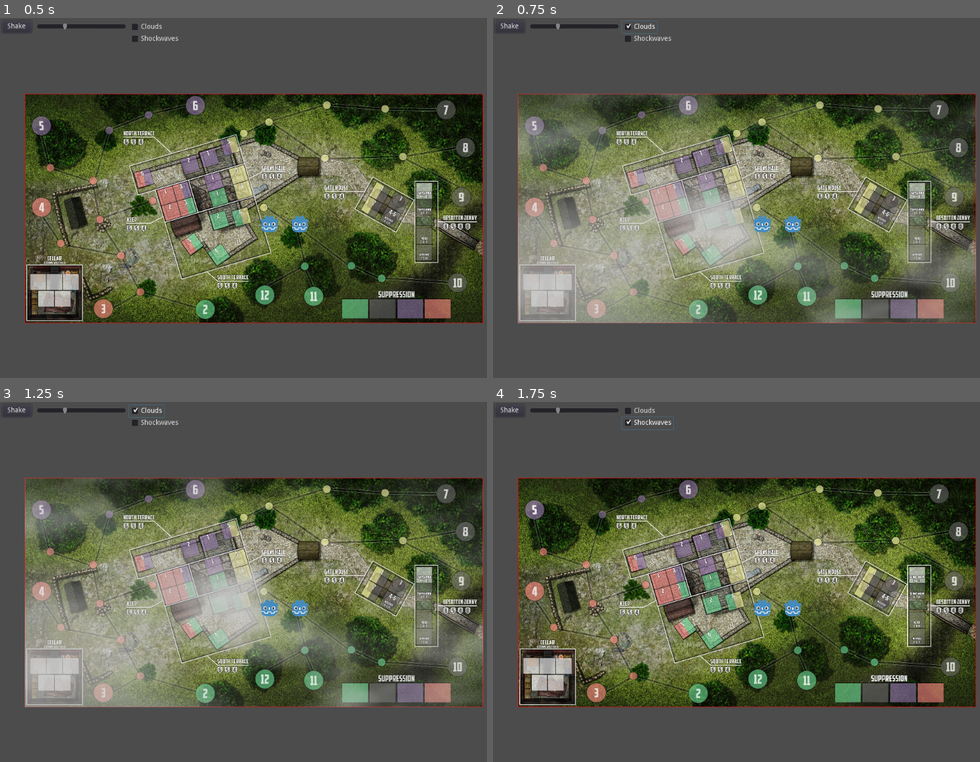
Above: before the commit, frames 1-4 (two rows, left to right).
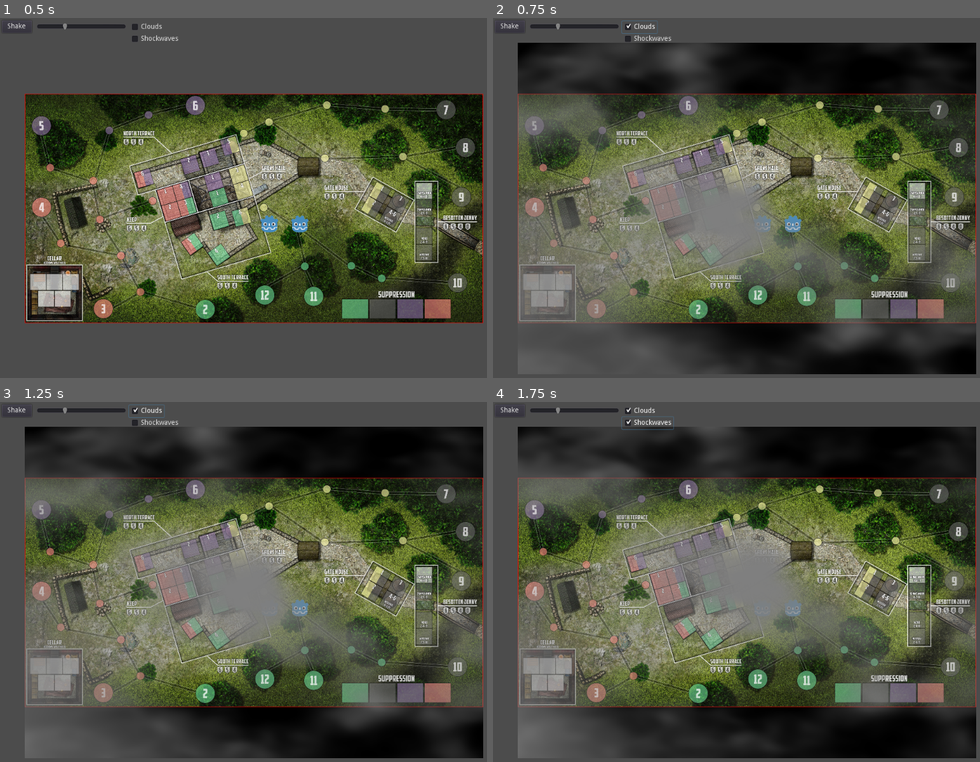
Above: after the commit, the same moments.

Repository: jeremyz/godot-stuff
Game: Godot game, scene res://Main.tscn
Same seed, same stepped clock (60 frames per second), same inputs: the game is played once before the commit and once after it.
Inputs:
- Up to frame 1 (0.5 s): no input
- Up to frame 2 (0.75 s): click "Clouds" at 0.5 s
- Up to frame 3 (1.25 s): no input
- Up to frame 4 (1.75 s): click "Shockwaves" at 1.25 s

Frame 1 is identical in both runs. In frame 2, 42% of the frame differs, in the area x 5-100%, y 6-99%; in frame 3, 45%; in frame 4, 43%.

Commit message:
boardgame-map : set clouds shader on ViewportContainer

Diff:
--- a/boardgame-map/Main.gd
+++ b/boardgame-map/Main.gd
@@ -37,7 +37,6 @@
 
 func _on_shock(on : bool) -> void:
 	if on:
-		$Clouds.pressed = false
 		var shader = ShaderMaterial.new()
 		shader.shader = load("res://blast.shader")
 		var s : Sprite = $ViewportContainer/MapViewport/Sprite
@@ -46,14 +45,4 @@
 		$ViewportContainer/MapViewport/Sprite.set_material(null)
 
 func _on_cloud(on : bool) -> void:
-	if on :
-		$Shocks.pressed = false
-		var shader = ShaderMaterial.new()
-		shader.shader = load("res://clouds.shader")
-		var s : Sprite = $ViewportContainer/MapViewport/Sprite
-		s.set_material(shader)
-		s.material.set_shader_param("speed", 0.001)
-		s.material.set_shader_param("transparency", 0.9)
-		s.material.set_shader_param("direction", Vector2(20, 50))
-	else:
-		$ViewportContainer/MapViewport/Sprite.set_material(null)
+	$ViewportContainer.material.set_shader_param("smoke_on", on)
--- a/boardgame-map/Main.tscn
+++ b/boardgame-map/Main.tscn
@@ -1,9 +1,18 @@
-[gd_scene load_steps=6 format=2]
+[gd_scene load_steps=8 format=2]
 
 [ext_resource path="res://map.jpg" type="Texture" id=1]
 [ext_resource path="res://Camera2D.gd" type="Script" id=2]
+[ext_resource path="res://clouds.shader" type="Shader" id=3]
 [ext_resource path="res://MapViewport.gd" type="Script" id=4]
 [ext_resource path="res://Main.gd" type="Script" id=6]
+
+[sub_resource type="ShaderMaterial" id=2]
+shader = ExtResource( 3 )
+shader_param/smoke_on = false
+shader_param/smoke_speed = 0.002
+shader_param/smoke_color = 0.5
+shader_param/smoke_transparency = 0.8
+shader_param/smoke_direction = Vector2( 20, 50 )
 
 [sub_resource type="RectangleShape2D" id=1]
 
@@ -11,6 +20,7 @@
 script = ExtResource( 6 )
 
 [node name="ViewportContainer" type="ViewportContainer" parent="."]
+material = SubResource( 2 )
 margin_left = 83.0
 margin_top = 101.0
 margin_right = 943.0
--- a/boardgame-map/clouds.shader
+++ b/boardgame-map/clouds.shader
@@ -2,34 +2,38 @@
 
 shader_type canvas_item;
 
-uniform float speed;
-uniform float transparency;
-uniform vec2 direction;
+uniform bool smoke_on = false;
+uniform float smoke_speed = 0.002;
+uniform float smoke_color = 0.5;
+uniform float smoke_transparency = 0.9;
+uniform vec2 smoke_direction = vec2(20, 50);
 
 //noise function from iq: https://www.shadertoy.com/view/Msf3WH
 vec2 hash( vec2 p )
 {
-	p = vec2( dot(p,vec2(127.1,311.7)), dot(p,vec2(269.5,183.3)) );
-	return -1.0 + 2.0*fract(sin(p)*43758.5453123);
+	p = vec2( dot(p, vec2(127.1, 311.7)), dot(p, vec2(269.5, 183.3)) );
+	return -1.0 + 2.0 * fract(sin(p) * 43758.5453123);
 }
 
-float noise( in vec2 p ) {
+float noise( in vec2 p )
+{
 	const float K1 = 0.366025404; // (sqrt(3)-1)/2;
 	const float K2 = 0.211324865; // (3-sqrt(3))/6;
-	vec2  i = floor( p + (p.x+p.y)*K1 );
-	vec2  a = p - i + (i.x+i.y)*K2;
-	float m = step(a.y,a.x);
-	vec2  o = vec2(m,1.0-m);
+	vec2  i = floor(p + (p.x + p.y) * K1);
+	vec2  a = p - i + (i.x + i.y) * K2;
+	float m = step(a.y, a.x);
+	vec2  o = vec2(m, 1.0 - m);
 	vec2  b = a - o + K2;
-	vec2  c = a - 1.0 + 2.0*K2;
-	vec3  h = max( 0.5-vec3(dot(a,a), dot(b,b), dot(c,c) ), 0.0 );
-	vec3  n = h*h*h*h*vec3( dot(a,hash(i+0.0)), dot(b,hash(i+o)), dot(c,hash(i+1.0)));
+	vec2  c = a - 1.0 + 2.0 * K2;
+	vec3  h = max( 0.5-vec3(dot(a, a), dot(b, b), dot(c, c) ), 0.0 );
+	vec3  n = h * h * h * h * vec3(dot(a, hash(i + 0.0)), dot(b, hash(i + o)), dot(c, hash(i + 1.0)));
 	return dot( n, vec3(70.0) );
 }
 
 const mat2 m2 = mat2(vec2(1.6, 1.2), vec2(-1.2, 1.6));
 
-float fbm4(vec2 p) {
+float fbm4(vec2 p)
+{
 	float amp = 0.5;
 	float h = 0.0;
 	for (int i = 0; i < 4; i++) {
@@ -38,26 +42,35 @@
 		amp *= 0.5;
 		p = m2 * p ;
 	}
-	return  0.5 + 0.5*h;
+	return  0.5 + 0.5 * h;
+}
+
+vec4 clouds(in vec3 sky, in vec2 uv, in float time)
+{
+	vec3 col = vec3(0.0);
+	vec3 smoke_col = vec3(smoke_color);
+	vec2 scale = uv * 2.0;
+	vec2 turbulence = 0.018 * vec2(noise(vec2(uv.x * 10.0, uv.y *10.0)), noise(vec2(uv.x * 10.0, uv.y * 10.0)));
+	scale += turbulence;
+	float n1 = fbm4(vec2(scale.x - smoke_direction.x * sin(time * smoke_speed * 2.0), scale.y - smoke_direction.y * sin(time * smoke_speed)));
+	col = mix( sky, smoke_col, smoothstep(0.4, smoke_transparency, n1));
+	scale = uv * 0.5;
+	turbulence = 0.05 * vec2(noise(vec2(uv.x * 2.0, uv.y * 2.1)), noise(vec2(uv.x * 1.5, uv.y * 1.2)));
+	scale += turbulence;
+	float n2 = fbm4(scale + 20.0 * sin(time * smoke_speed));
+	col =  mix( col, smoke_col, smoothstep(0.5, 1.0, n2));
+	col = min(col, vec3(1.0));
+	return vec4(col, 1.0);
 }
 
 void fragment() {
-	vec2 uv = FRAGCOORD.xy / (1.0 / SCREEN_PIXEL_SIZE.xy);
-	uv -= 0.5;
-	uv.x *= SCREEN_PIXEL_SIZE.x / SCREEN_PIXEL_SIZE.y;
-	vec3 sky = texture(TEXTURE, UV).xyz;
-	vec3 col = vec3(0.0);
-	vec3 cloudCol = vec3(0.8);
-	vec2 scale = uv * 2.0;
-	vec2 turbulence = 0.018 * vec2(noise(vec2(uv.x * 10.0, uv.y *10.0)), noise(vec2(uv.x * 10.0, uv.y * 10.0)));
-	scale += turbulence;
-	float n1 = fbm4(vec2(scale.x - direction.x * sin(TIME * speed * 2.0), scale.y - direction.y * sin(TIME * speed)));
-	col = mix( sky, cloudCol, smoothstep(0.4, transparency, n1));
-	scale = uv * 0.5;
-	turbulence = 0.05 * vec2(noise(vec2(uv.x * 2.0, uv.y * 2.1)), noise(vec2(uv.x * 1.5, uv.y * 1.2)));
-	scale += turbulence;
-	float n2 = fbm4(scale + 20.0 * sin(TIME * speed));
-	col =  mix( col, cloudCol, smoothstep(0.5, 1.0, n2));
-	col = min(col, vec3(1.0));
-	COLOR = vec4(col, 1.0);
+	float ratio = SCREEN_PIXEL_SIZE.x / SCREEN_PIXEL_SIZE.y;
+	vec4 color = texture(TEXTURE, UV);
+	if (smoke_on) {
+		vec2 uv = FRAGCOORD.xy / (1.0 / SCREEN_PIXEL_SIZE.xy);
+		uv -= 0.5;
+		uv.x *= ratio;
+		color = clouds(color.xyz, uv, TIME);
+	}
+	COLOR = color;
 }
